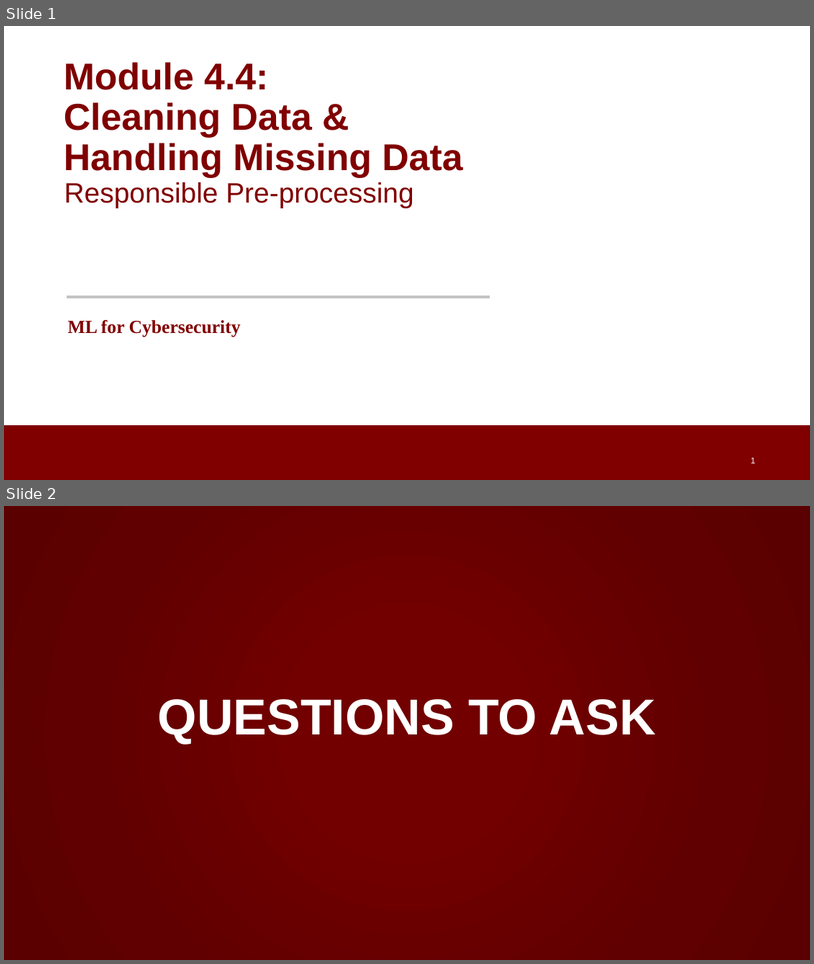
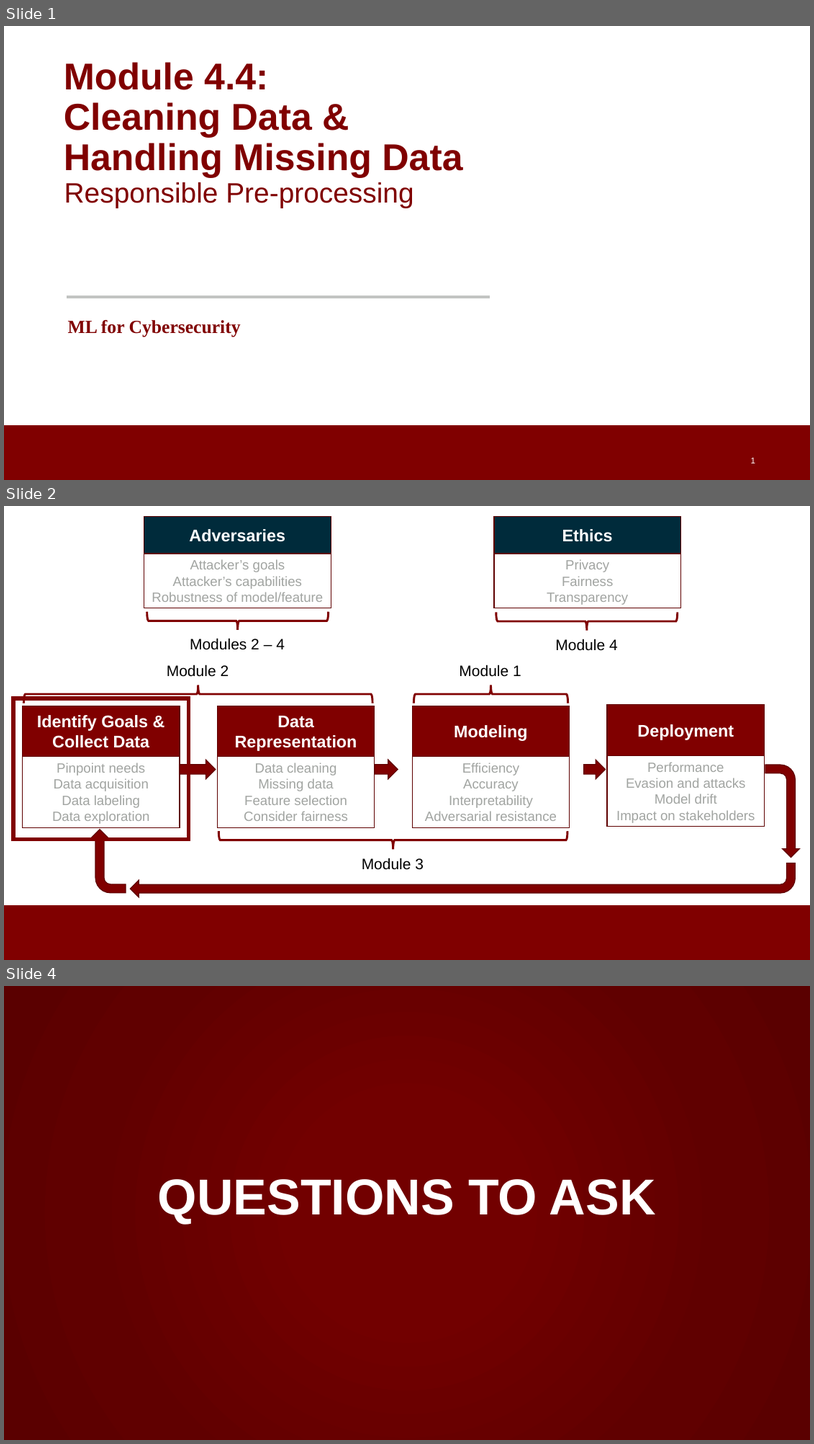
Before and after one commit to noise-lab/ML-Cybersecurity, a slide deck: module-4/4.4-cleaning-missing.pptx. Shown one above the other, each under a label of ours: slides 1 and 2 before the commit, slides 1, 2 and 4 after it; the slides between them are not shown. The pictures are 814x964 and 814x1444 pixels, drawn with LibreOffice and Linux fonts; fonts in the diff are those of the drawing; background and template pictures are left out. Boxes give left, top, right and bottom in pixels: in the first picture for what was removed or moved away, otherwise in the second. Text is boxed around its words. In the diff, an @@ line names an element or a change of style, - is before the commit and + after.

```diff
--- a/module-4/4.4-cleaning-missing.pptx
+++ b/module-4/4.4-cleaning-missing.pptx
@@ slide 2 added at (x1=4, y1=506, x2=810, y2=960), background #FFFFFF; not listed: 1 template element that a slide beside it also shows @@
@@ rectangle added at (x1=144, y1=516, x2=332, y2=554), fill #002B3B, outline #5F0000 1 pt, 20 pt, text #FFFFFF, bold @@
+Adversaries
@@ rectangle added at (x1=494, y1=516, x2=682, y2=554), fill #002B3B, outline #5F0000 1 pt, 20 pt, text #FFFFFF, bold @@
+Ethics
@@ rectangle added at (x1=144, y1=554, x2=332, y2=608), fill #FFFFFF, outline #5F0000 1 pt, 16 pt, text #A1A4A1 @@
+Attacker’s goals
+Attacker’s capabilities
+Robustness of model/feature
@@ rectangle added at (x1=494, y1=554, x2=682, y2=608), fill #FFFFFF, outline #5F0000 1 pt, 16 pt, text #A1A4A1 @@
+Privacy
+Fairness
+Transparency
@@ right brace added at (x1=147, y1=612, x2=328, y2=630), outline #800000 2.5 pt @@
@@ right brace added at (x1=496, y1=612, x2=678, y2=630), outline #800000 2.5 pt @@
@@ text added at (x1=190, y1=638, x2=285, y2=650), 18 pt, text #000000 @@
+Modules 2 – 4
@@ text added at (x1=556, y1=638, x2=618, y2=651), 18 pt, text #000000 @@
+Module 4
@@ text added at (x1=167, y1=664, x2=229, y2=677), 18 pt, text #000000 @@
+Module 2
@@ text added at (x1=459, y1=664, x2=522, y2=677), 18 pt, text #000000 @@
+Module 1
@@ rectangle added at (x1=13, y1=698, x2=188, y2=839), outline #800000 4.5 pt @@
@@ right brace added at (x1=23, y1=685, x2=373, y2=703), outline #800000 2.5 pt @@
@@ right brace added at (x1=414, y1=685, x2=568, y2=703), outline #800000 2.5 pt @@
@@ rectangle added at (x1=22, y1=705, x2=180, y2=756), fill #800000, outline #5F0000 1 pt, 20 pt, text #FFFFFF, bold @@
+Identify Goals & Collect Data
@@ rectangle added at (x1=218, y1=705, x2=375, y2=756), fill #800000, outline #5F0000 1 pt, 20 pt, text #FFFFFF, bold @@
+Data Representation
@@ rectangle added at (x1=412, y1=705, x2=570, y2=756), fill #800000, outline #5F0000 1 pt, 20 pt, text #FFFFFF, bold @@
+Modeling
@@ rectangle added at (x1=608, y1=705, x2=765, y2=755), fill #800000, outline #5F0000 1 pt, 20 pt, text #FFFFFF, bold @@
+Deployment
@@ rectangle added at (x1=22, y1=756, x2=180, y2=827), fill #FFFFFF, outline #5F0000 1 pt, 16 pt, text #A1A4A1 @@
+Pinpoint needs
+Data acquisition
+Data labeling
+Data exploration
@@ right arrow added at (x1=180, y1=759, x2=216, y2=779), fill #800000, outline #5F0000 1 pt @@
@@ rectangle added at (x1=218, y1=756, x2=375, y2=827), fill #FFFFFF, outline #5F0000 1 pt, 16 pt, text #A1A4A1 @@
+Data cleaning
+Missing data
+Feature selection
+Consider fairness
@@ right arrow added at (x1=375, y1=759, x2=398, y2=779), fill #800000, outline #5F0000 1 pt @@
@@ rectangle added at (x1=412, y1=756, x2=570, y2=827), fill #FFFFFF, outline #5F0000 1 pt, 16 pt, text #A1A4A1 @@
+Efficiency
+Accuracy
+Interpretability
+Adversarial resistance
@@ right arrow added at (x1=584, y1=759, x2=606, y2=779), fill #800000, outline #5F0000 1 pt @@
@@ rectangle added at (x1=608, y1=755, x2=765, y2=826), fill #FFFFFF, outline #5F0000 1 pt, 16 pt, text #A1A4A1 @@
+Performance
+Evasion and attacks
+Model drift
+Impact on stakeholders
@@ bent arrow added at (x1=766, y1=765, x2=800, y2=857), fill #800000, outline #5F0000 1 pt @@
@@ bent arrow added at (x1=91, y1=829, x2=126, y2=893), fill #800000, outline #5F0000 1 pt @@
@@ right brace added at (x1=219, y1=831, x2=568, y2=849), outline #800000 2.5 pt @@
@@ bent arrow added at (x1=131, y1=863, x2=796, y2=898), fill #800000, outline #5F0000 1 pt @@
@@ text added at (x1=362, y1=857, x2=424, y2=870), 18 pt, text #000000 @@
+Module 3
@@ what was slide 2 is now slide 4 @@
```
Also in this commit, not shown: 1 other slide added, 1 other file.
